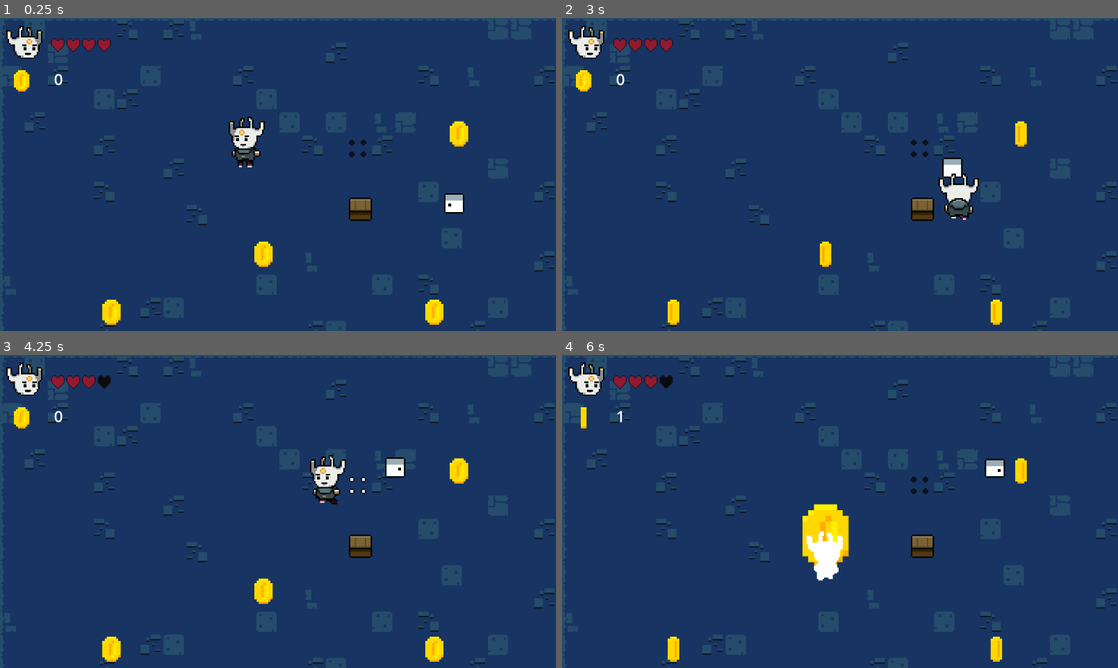
Above: before the commit, frames 1-4 (two rows, left to right).
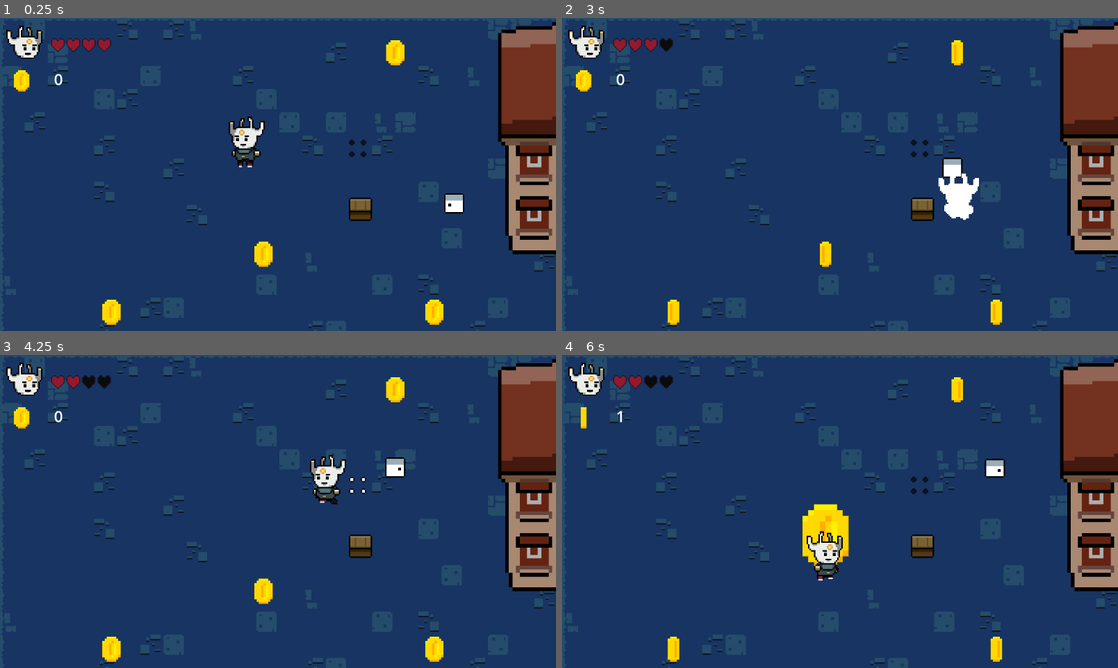
Above: after the commit, the same moments.

Repository: Larbiii-15/godot-4-RBG-2D-Game
Game: Godot game, scene res://Scenes/Levels/main_level.tscn
Two runs of this game, one before a commit and one after it. Both use one fixed random seed, a clock stepped at 60 frames per second and the inputs below.
Inputs:
- Up to frame 1 (0.25 s): no input
- Up to frame 2 (3 s): hold Right (ui_right) 0.53-1.28 s; hold Down (ui_down) 1.28-2.03 s; hold Right (ui_right) 2.03-2.78 s; hold Up (ui_up) from 2.78 s (still down)
- Up to frame 3 (4.25 s): release Up (ui_up) at 3.53 s; hold Left (ui_left) from 3.53 s (still down)
- Up to frame 4 (6 s): release Left (ui_left) at 5.03 s; hold Down (ui_down) 5.03-5.78 s; hold Right (ui_right) from 5.78 s (still down)

The runs differ from the first frame. In frame 1, 7.6% of the frame differs, in the area x 69-100%, y 1-76%; in frame 2, 7.9%; in frame 3, 7.6%; in frame 4, 7.9%, in the area x 14-100%, y 1-76%.

Commit message:
créer une maison

Diff:
--- /dev/null
+++ b/Scenes/Background/Houses/maison_1.tscn
@@ -0,0 +1,16 @@
+[gd_scene load_steps=2 format=3 uid="uid://bwpikkvpsr2g5"]
+
+[ext_resource type="Texture2D" uid="uid://crmla74tk8vfh" path="res://Sprites/Background/house_spritesheet.png" id="1_pb3ng"]
+
+[node name="maison1" type="StaticBody2D"]
+scale = Vector2(2.5, 2.5)
+
+[node name="Sprite2D" type="Sprite2D" parent="."]
+texture = ExtResource("1_pb3ng")
+region_enabled = true
+region_rect = Rect2(0, 0, 48, 64)
+
+[node name="CollisionPolygon2D" type="CollisionPolygon2D" parent="."]
+position = Vector2(24, -2.98023e-08)
+scale = Vector2(1.00781, 1.01067)
+polygon = PackedVector2Array(-47.6279, -8.90498, -47.6279, 2.94877e-08, -45.2465, 4.35354, -45.2465, 26.9128, -43.6589, 30.6727, -29.7674, 30.8706, -29.3705, 15.8311, -17.8605, 15.8311, -17.8605, 30.8706, -3.96899, 30.6727, -1.9845, 26.7149, -1.9845, 4.35354, 0, 2.94877e-08, 0, -8.90498)
--- /dev/null
+++ b/Scenes/Background/Houses/porte.tscn
@@ -0,0 +1,152 @@
+[gd_scene load_steps=9 format=3 uid="uid://cs5t6xclir31x"]
+
+[ext_resource type="Texture2D" uid="uid://b08232b8vqrfh" path="res://Sprites/Background/house_door.png" id="1_px881"]
+
+[sub_resource type="RectangleShape2D" id="RectangleShape2D_8a6ql"]
+size = Vector2(16, 16)
+
+[sub_resource type="RectangleShape2D" id="RectangleShape2D_ro4yv"]
+size = Vector2(8, 7)
+
+[sub_resource type="Animation" id="Animation_5cnpc"]
+resource_name = "closed"
+tracks/0/type = "value"
+tracks/0/imported = false
+tracks/0/enabled = true
+tracks/0/path = NodePath("Sprite2D:frame")
+tracks/0/interp = 1
+tracks/0/loop_wrap = true
+tracks/0/keys = {
+"times": PackedFloat32Array(0),
+"transitions": PackedFloat32Array(1),
+"update": 1,
+"values": [0]
+}
+tracks/1/type = "value"
+tracks/1/imported = false
+tracks/1/enabled = true
+tracks/1/path = NodePath("CollisionShape2D:disabled")
+tracks/1/interp = 1
+tracks/1/loop_wrap = true
+tracks/1/keys = {
+"times": PackedFloat32Array(0.1),
+"transitions": PackedFloat32Array(1),
+"update": 1,
+"values": [false]
+}
+
+[sub_resource type="Animation" id="Animation_sfoiy"]
+resource_name = "opening"
+length = 0.4
+tracks/0/type = "value"
+tracks/0/imported = false
+tracks/0/enabled = true
+tracks/0/path = NodePath("Sprite2D:frame")
+tracks/0/interp = 1
+tracks/0/loop_wrap = true
+tracks/0/keys = {
+"times": PackedFloat32Array(0, 0.1, 0.2, 0.3),
+"transitions": PackedFloat32Array(1, 1, 1, 1),
+"update": 1,
+"values": [0, 1, 2, 3]
+}
+tracks/1/type = "value"
+tracks/1/imported = false
+tracks/1/enabled = true
+tracks/1/path = NodePath("CollisionShape2D:disabled")
+tracks/1/interp = 1
+tracks/1/loop_wrap = true
+tracks/1/keys = {
+"times": PackedFloat32Array(0, 0.2, 0.3),
+"transitions": PackedFloat32Array(1, 1, 1),
+"update": 1,
+"values": [false, true, true]
+}
+
+[sub_resource type="Animation" id="Animation_v6em6"]
+resource_name = "opened"
+length = 0.1
+tracks/0/type = "value"
+tracks/0/imported = false
+tracks/0/enabled = true
+tracks/0/path = NodePath("Sprite2D:frame")
+tracks/0/interp = 1
+tracks/0/loop_wrap = true
+tracks/0/keys = {
+"times": PackedFloat32Array(0),
+"transitions": PackedFloat32Array(1),
+"update": 1,
+"values": [3]
+}
+tracks/1/type = "value"
+tracks/1/imported = false
+tracks/1/enabled = true
+tracks/1/path = NodePath("CollisionShape2D:disabled")
+tracks/1/interp = 1
+tracks/1/loop_wrap = true
+tracks/1/keys = {
+"times": PackedFloat32Array(0),
+"transitions": PackedFloat32Array(1),
+"update": 1,
+"values": [true]
+}
+
+[sub_resource type="Animation" id="Animation_3mc81"]
+length = 0.001
+tracks/0/type = "value"
+tracks/0/imported = false
+tracks/0/enabled = true
+tracks/0/path = NodePath("Sprite2D:frame")
+tracks/0/interp = 1
+tracks/0/loop_wrap = true
+tracks/0/keys = {
+"times": PackedFloat32Array(0),
+"transitions": PackedFloat32Array(1),
+"update": 1,
+"values": [1]
+}
+tracks/1/type = "value"
+tracks/1/imported = false
+tracks/1/enabled = true
+tracks/1/path = NodePath("CollisionShape2D:disabled")
+tracks/1/interp = 1
+tracks/1/loop_wrap = true
+tracks/1/keys = {
+"times": PackedFloat32Array(0),
+"transitions": PackedFloat32Array(1),
+"update": 1,
+"values": [true]
+}
+
+[sub_resource type="AnimationLibrary" id="AnimationLibrary_sujs1"]
+_data = {
+"RESET": SubResource("Animation_3mc81"),
+"closed": SubResource("Animation_5cnpc"),
+"opened": SubResource("Animation_v6em6"),
+"opening": SubResource("Animation_sfoiy")
+}
+
+[node name="porte" type="StaticBody2D"]
+
+[node name="Sprite2D" type="Sprite2D" parent="."]
+texture = ExtResource("1_px881")
+hframes = 4
+vframes = 2
+frame = 1
+
+[node name="CollisionShape2D" type="CollisionShape2D" parent="."]
+shape = SubResource("RectangleShape2D_8a6ql")
+disabled = true
+
+[node name="detecteur" type="Area2D" parent="."]
+
+[node name="CollisionShape2D" type="CollisionShape2D" parent="detecteur"]
+position = Vector2(0, 1.5)
+shape = SubResource("RectangleShape2D_ro4yv")
+debug_color = Color(0.811765, 0.345098, 0.576471, 0.419608)
+
+[node name="anim" type="AnimationPlayer" parent="."]
+autoplay = "closed"
+libraries = {
+"": SubResource("AnimationLibrary_sujs1")
+}
--- a/Scenes/Detectable/crate.tscn
+++ b/Scenes/Detectable/crate.tscn
@@ -65,10 +65,22 @@
 tracks/1/type = "value"
 tracks/1/imported = false
 tracks/1/enabled = true
-tracks/1/path = NodePath("hitbox/CollisionShape2D:disabled")
+tracks/1/path = NodePath("CollisionShape2D:disabled")
 tracks/1/interp = 1
 tracks/1/loop_wrap = true
 tracks/1/keys = {
+"times": PackedFloat32Array(0, 1),
+"transitions": PackedFloat32Array(1, 1),
+"update": 1,
+"values": [false, false]
+}
+tracks/2/type = "value"
+tracks/2/imported = false
+tracks/2/enabled = true
+tracks/2/path = NodePath("hitbox/CollisionShape2D:disabled")
+tracks/2/interp = 1
+tracks/2/loop_wrap = true
+tracks/2/keys = {
 "times": PackedFloat32Array(0, 1),
 "transitions": PackedFloat32Array(1, 1),
 "update": 1,
--- a/Scenes/Enemy/enemy_1.tscn
+++ b/Scenes/Enemy/enemy_1.tscn
@@ -1,7 +1,13 @@
-[gd_scene load_steps=12 format=3 uid="uid://uhxu5svsk5cs"]
+[gd_scene load_steps=14 format=3 uid="uid://uhxu5svsk5cs"]
 
 [ext_resource type="Texture2D" uid="uid://58u4pbewmxbw" path="res://Sprites/Enemies/Enemy-crawl.png" id="1_s0tx2"]
 [ext_resource type="Script" path="res://Scripts/Enemy/enemy_1.gd" id="1_sk2hh"]
+[ext_resource type="Shader" path="res://Scenes/Shaders/hurt.gdshader" id="2_iqrol"]
+
+[sub_resource type="ShaderMaterial" id="ShaderMaterial_vv8ng"]
+shader = ExtResource("2_iqrol")
+shader_parameter/flash_color = Color(1, 1, 1, 1)
+shader_parameter/flash_modifier = 0.0
 
 [sub_resource type="RectangleShape2D" id="RectangleShape2D_kcsp8"]
 size = Vector2(14, 7)
@@ -264,6 +270,7 @@
 script = ExtResource("1_sk2hh")
 
 [node name="Sprite2D" type="Sprite2D" parent="."]
+material = SubResource("ShaderMaterial_vv8ng")
 texture = ExtResource("1_s0tx2")
 hframes = 4
 vframes = 4
@@ -278,7 +285,9 @@
 "": SubResource("AnimationLibrary_57i2r")
 }
 
-[node name="hitbox" type="Area2D" parent="."]
+[node name="hitbox" type="Area2D" parent="." groups=["danger"]]
+collision_layer = 2
+collision_mask = 3
 
 [node name="CollisionShape2D" type="CollisionShape2D" parent="hitbox"]
 shape = SubResource("CircleShape2D_t1fkw")
@@ -288,4 +297,5 @@
 wait_time = 2.0
 autostart = true
 
+[connection signal="area_entered" from="hitbox" to="." method="_on_hitbox_area_entered"]
 [connection signal="timeout" from="Timer" to="." method="_on_timer_timeout"]
--- a/Scenes/Levels/main_level.tscn
+++ b/Scenes/Levels/main_level.tscn
@@ -11,6 +11,8 @@
 [ext_resource type="Texture2D" uid="uid://c6a0cp368pprm" path="res://Sprites/UI/HeartSpriteSheet.png" id="9_as14i"]
 [ext_resource type="PackedScene" uid="uid://4lpbeveg4kgy" path="res://Scripts/Danger/spikes.tscn" id="10_c0srq"]
 [ext_resource type="PackedScene" uid="uid://uhxu5svsk5cs" path="res://Scenes/Enemy/enemy_1.tscn" id="11_3nu2g"]
+[ext_resource type="PackedScene" uid="uid://bwpikkvpsr2g5" path="res://Scenes/Background/Houses/maison_1.tscn" id="12_r3uix"]
+[ext_resource type="PackedScene" uid="uid://cs5t6xclir31x" path="res://Scenes/Background/Houses/porte.tscn" id="13_fg48d"]
 
 [sub_resource type="TileSetAtlasSource" id="TileSetAtlasSource_k3phj"]
 texture = ExtResource("4_2ecnh")
@@ -289,7 +291,7 @@
 position = Vector2(300, 203)
 
 [node name="piece4" parent="." instance=ExtResource("5_7uprh")]
-position = Vector2(317, 80)
+position = Vector2(273, 24)
 
 [node name="GUI" type="CanvasLayer" parent="."]
 script = ExtResource("6_o6hru")
@@ -331,3 +333,9 @@
 
 [node name="enemy1" parent="." instance=ExtResource("11_3nu2g")]
 position = Vector2(320, 128)
+
+[node name="maison1" parent="." instance=ExtResource("12_r3uix")]
+position = Vector2(404, 83)
+
+[node name="porte" parent="maison1" instance=ExtResource("13_fg48d")]
+position = Vector2(0, 24)
--- a/Scripts/Danger/spikes.gd
+++ b/Scripts/Danger/spikes.gd
@@ -20,6 +20,6 @@
 	await $anim.animation_finished
 
 
-func _on_body_entered(body):
-	if body.name == "Player":
-		player_data.health -= 1 # on perd une vie "un coeur" quand notre joeur entre en contact avec spikes "pointes".
+#func _on_body_entered(body):
+	#if body.name == "Player":
+		#player_data.health -= 1 # on perd une vie "un coeur" quand notre joeur entre en contact avec spikes "pointes".
--- a/Scripts/Danger/spikes.tscn
+++ b/Scripts/Danger/spikes.tscn
@@ -3,9 +3,8 @@
 [ext_resource type="Script" path="res://Scripts/Danger/spikes.gd" id="1_onmus"]
 [ext_resource type="Texture2D" uid="uid://b0w1tq7utbh3r" path="res://Sprites/Hazards/spikes.png" id="2_cqeyg"]
 
-[sub_resource type="Animation" id="Animation_inqht"]
-resource_name = "inactif"
-length = 2.0
+[sub_resource type="Animation" id="Animation_sh1h7"]
+length = 0.001
 tracks/0/type = "value"
 tracks/0/imported = false
 tracks/0/enabled = true
@@ -25,24 +24,10 @@
 tracks/1/interp = 1
 tracks/1/loop_wrap = true
 tracks/1/keys = {
-"times": PackedFloat32Array(0, 2),
-"transitions": PackedFloat32Array(1, 1),
+"times": PackedFloat32Array(0),
+"transitions": PackedFloat32Array(1),
 "update": 1,
-"values": [true, true]
-}
-tracks/2/type = "method"
-tracks/2/imported = false
-tracks/2/enabled = true
-tracks/2/path = NodePath(".")
-tracks/2/interp = 1
-tracks/2/loop_wrap = true
-tracks/2/keys = {
-"times": PackedFloat32Array(2),
-"transitions": PackedFloat32Array(1),
-"values": [{
-"args": [],
-"method": &"actif"
-}]
+"values": [true]
 }
 
 [sub_resource type="Animation" id="Animation_xqgrg"]
@@ -87,8 +72,9 @@
 }]
 }
 
-[sub_resource type="Animation" id="Animation_sh1h7"]
-length = 0.001
+[sub_resource type="Animation" id="Animation_inqht"]
+resource_name = "inactif"
+length = 2.0
 tracks/0/type = "value"
 tracks/0/imported = false
 tracks/0/enabled = true
@@ -108,10 +94,24 @@
 tracks/1/interp = 1
 tracks/1/loop_wrap = true
 tracks/1/keys = {
-"times": PackedFloat32Array(0),
+"times": PackedFloat32Array(0, 2),
+"transitions": PackedFloat32Array(1, 1),
+"update": 1,
+"values": [true, true]
+}
+tracks/2/type = "method"
+tracks/2/imported = false
+tracks/2/enabled = true
+tracks/2/path = NodePath(".")
+tracks/2/interp = 1
+tracks/2/loop_wrap = true
+tracks/2/keys = {
+"times": PackedFloat32Array(2),
 "transitions": PackedFloat32Array(1),
-"update": 1,
-"values": [true]
+"values": [{
+"args": [],
+"method": &"actif"
+}]
 }
 
 [sub_resource type="AnimationLibrary" id="AnimationLibrary_fdl6i"]
@@ -124,7 +124,7 @@
 [sub_resource type="RectangleShape2D" id="RectangleShape2D_j402p"]
 size = Vector2(16, 16)
 
-[node name="spikes" type="Area2D"]
+[node name="spikes" type="Area2D" groups=["danger"]]
 collision_layer = 2
 script = ExtResource("1_onmus")
 
--- a/Scripts/Enemy/enemy_1.gd
+++ b/Scripts/Enemy/enemy_1.gd
@@ -1,4 +1,5 @@
 extends entity_movement
+
 
 func _ready():
 	random_direction() # on appelle la fonction random ici de la script entity.gd
@@ -7,3 +8,10 @@
 func _on_timer_timeout():
 	random_direction()
 	$Timer.start()    # On va relancer le time start qui va créer une boucle qui va donc à chaque fois changer la direction de notre personnage
+
+
+func _on_hitbox_area_entered(area):
+	if area.name == "Sword":  # Enlever de la vie de notre ennemi après un attaque
+		flash() # la fonction qui appelle l'effet shader créer au début à notre player
+		health -= 1
+		print(health)
--- a/Scripts/Entity/entity.gd
+++ b/Scripts/Entity/entity.gd
@@ -1,5 +1,10 @@
 extends CharacterBody2D
 class_name entity_movement
+
+@onready var coin_loot = preload("res://Scenes/Detectable/piece.tscn")   # fonction permet d'accéder à des scènes qu'on a déjà créer
+# preload est une fonction qu'on utilise pour précharger une scène qui existe déja comme la pièce dans le doc Scenes
+
+var health = 3  # nombre de vie de l'ennemi
 var current_states
 enum enemy_states {MOVEUP, MOVEDOWN, MOVERIGHT, MOVELEFT, DEAD}
 
@@ -12,6 +17,9 @@
 
 
 func _physics_process(delta):
+
+	if health <= 0 :
+		current_states = enemy_states.DEAD
 	match current_states:
 		enemy_states.MOVEDOWN:
 			move_down(delta)
@@ -21,6 +29,8 @@
 			move_left(delta)
 		enemy_states.MOVERIGHT:
 			move_right(delta)
+		enemy_states.DEAD:
+			dead()
 
 	move_and_slide()
 
@@ -66,3 +76,22 @@
 	velocity.x = clamp(-speed, 15 , speed)
 	velocity.y = 0
 	$anim.play("move_right")
+
+func dead(): # fonction pour jouer mon animation anim
+	velocity.x = 0 # comme çà il ne bouge plus au moment oû il meurt
+	velocity.y = 0
+	$anim.play("Dead")
+	await $anim.animation_finished
+	looting() # çà va instancier la pièce là oû se trouve mon ennemi
+	queue_free() # pour supprimer notre objet (ennemie) après l'attaque
+
+
+func flash(): # fonction pour nous démontre que notre joeur est blessé(changement de coleur)
+	$Sprite2D.material.set_shader_parameter("flash_modifier", 1) # donne couleur blanc à mon joeur càd blessé
+	await get_tree().create_timer(0.3).timeout # temps écolué apendant la blesure avant qu'il revient à son état normal
+	$Sprite2D.material.set_shader_parameter("flash_modifier", 0) # couleur 0 càd la couleur normal de notre joeur après qu'il a revenu à son état normal
+
+func looting(): # permet d'accéder à différents éléments
+	var piece = coin_loot.instantiate() # permet d'instancier donc charger notre piece quand notre ennemi va mourir
+	piece.global_position = global_position # permettre de pouvoir établir la position de notre pièce en fonction de la position de notre ennemi
+	get_tree().get_root().add_child(piece)
--- a/Scripts/Player/Player.gd
+++ b/Scripts/Player/Player.gd
@@ -66,4 +66,6 @@
 
 
 func _on_hitbox_area_entered(area):
-	flash()
+	if area.is_in_group("danger"): # quand on rentre en contact avec des arrières qui sont dans ce groupe danger le shader (flash) va fonctionner
+		player_data.health -= 1 # on perd une vie "un coeur" quand notre joeur entre en contact avec spikes "pointes".
+		flash()
Not shown: 1 places in Scenes/Levels/main_level.tscn that only renumber resources
